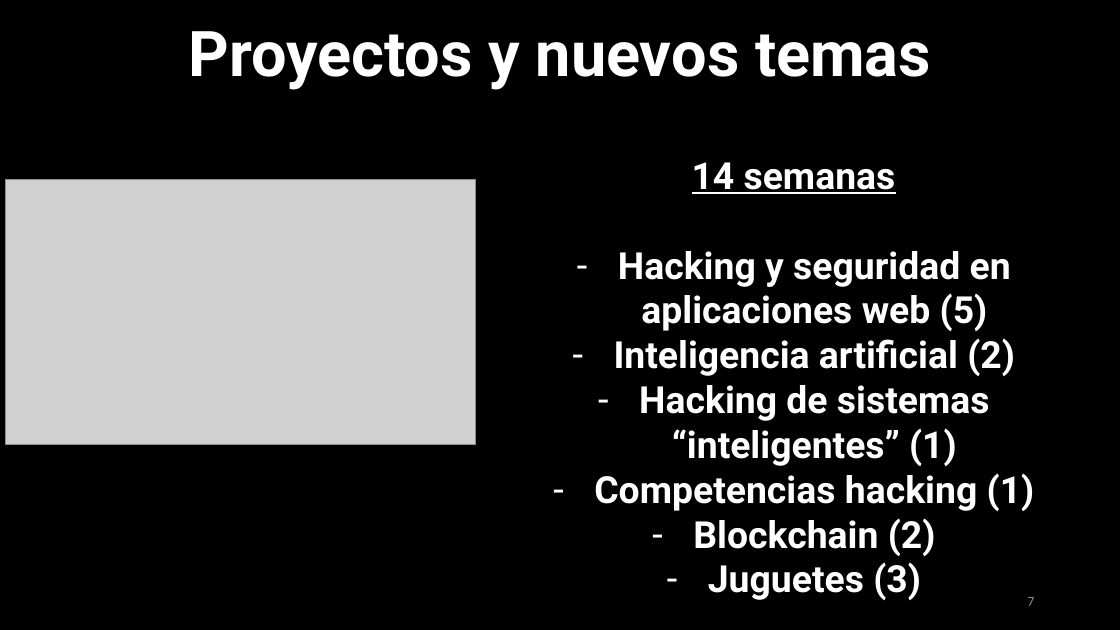
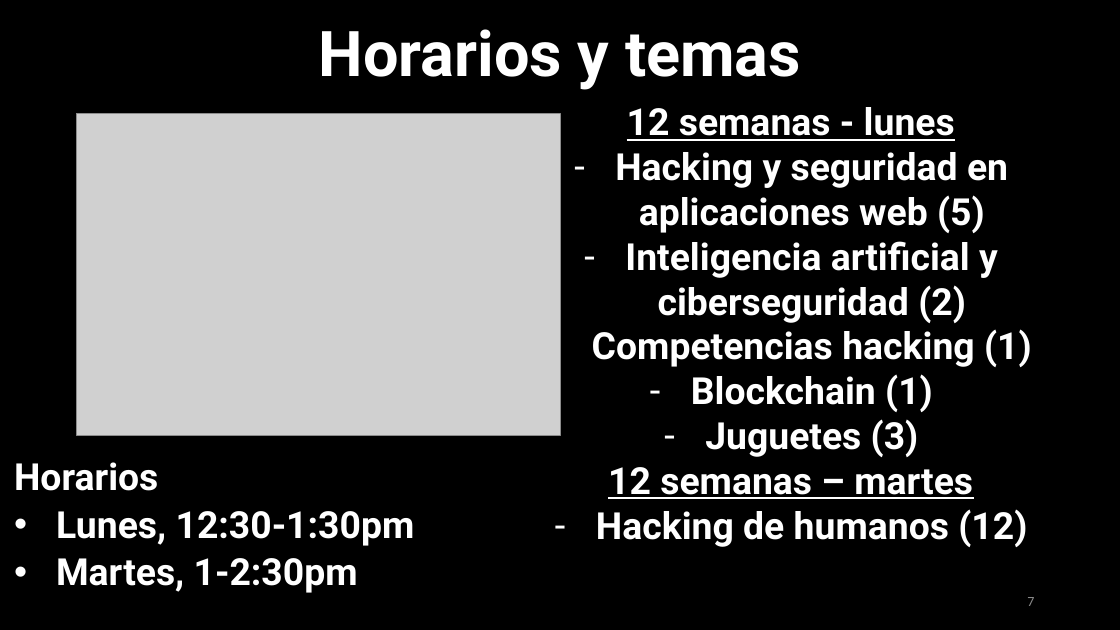
Before and after one commit to urcuqui/WhiteHat, a slide deck: slide 7 of Presentations/Club Hack1ng/Introduction/Clase0-(02,02,2018).pptx. Drawn at 1120x630 pixels with LibreOffice and Linux fonts; fonts in the diff are those of the drawing; grey boxes stand for pictures. Boxes give left, top, right and bottom in pixels: in the first picture for what was removed or moved away, otherwise in the second. Text is boxed around its words. In the diff, an @@ line names an element or a change of style, - is before the commit and + after.

```diff
--- a/Presentations/Club Hack1ng/Introduction/Clase0-(02,02,2018).pptx
+++ b/Presentations/Club Hack1ng/Introduction/Clase0-(02,02,2018).pptx
@@ text at [319, 29, 801, 90]: text changed @@
-Proyectos y nuevos temas
+Horarios y temas
@@ picture: place and size @@
-picture at [6, 180, 476, 444]
+picture at [76, 113, 560, 436]
@@ text "12 semanas - lunes": place and size @@
-text "12 semanas - lunes" at [594, 162, 1035, 600]
+text "12 semanas - lunes" at [592, 107, 1032, 547]
@@ text at [627, 107, 955, 141]: text changed @@
-14 semanas
+12 semanas - lunes
@@ text at [625, 241, 998, 323]: text changed @@
-– Inteligencia artificial (2)
-– Hacking de sistemas “inteligentes” (1)
+– Inteligencia artificial y ciberseguridad (2)
@@ text at [691, 374, 933, 412]: text changed @@
-– Blockchain (2)
+– Blockchain (1)
@@ text added at [14, 462, 415, 593], 32 pt, text #FFFFFF, bold @@
+Horarios
+• Lunes, 12:30-1:30pm
+• Martes, 1-2:30pm
@@ text at [596, 467, 1027, 547]: paragraphs added @@
+12 semanas – martes
+– Hacking de humanos (12)
```
Also in this commit, not shown: 1 other file.
